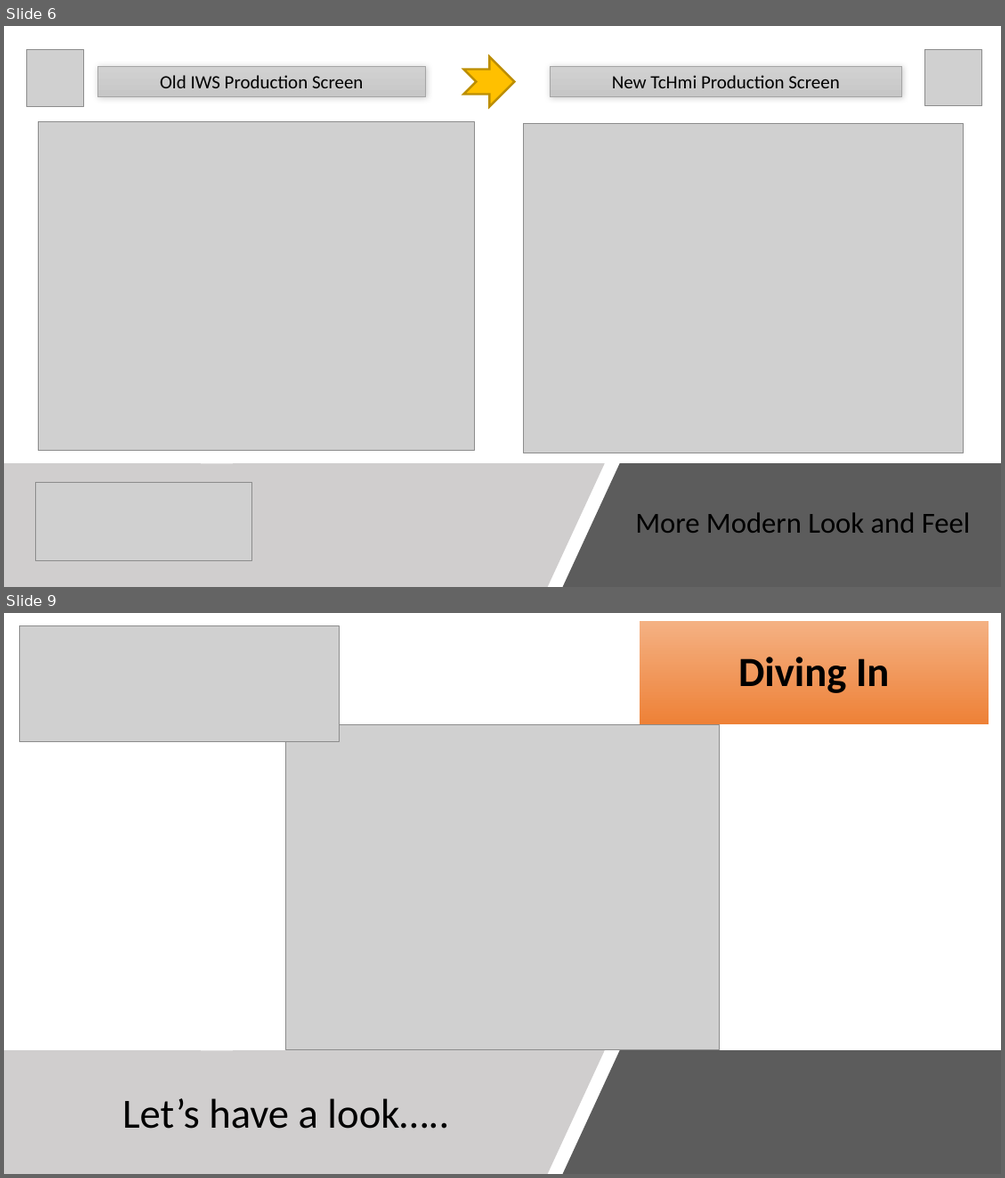
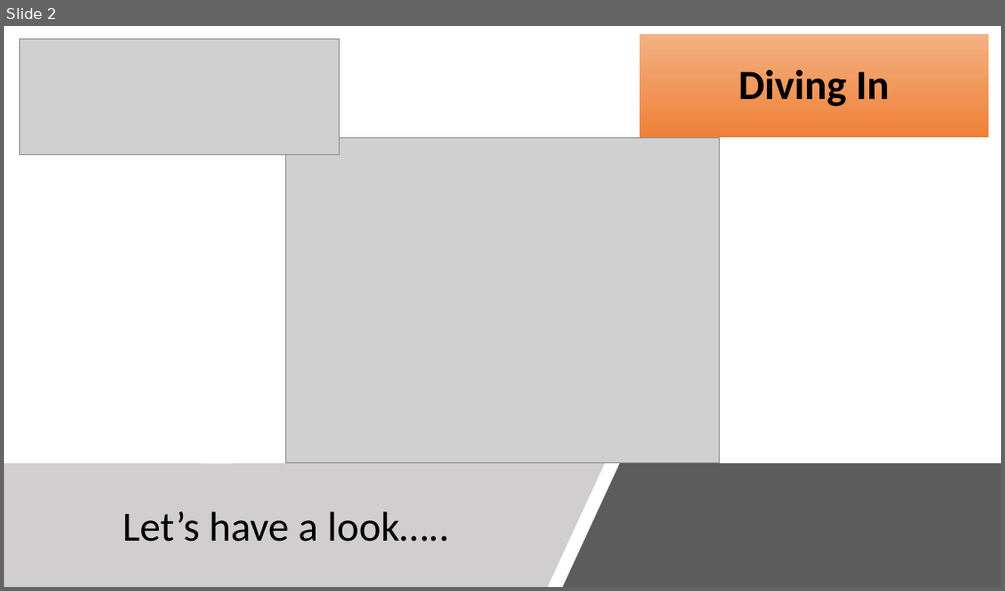
Before and after one commit to Sodecia-GTAC/wiki, a slide deck: GTAC Controls Training Package/Obsolete/GTAC Training - Part 3 FW Overview UI_20221207.pptx. Shown one above the other, each under a label of ours: slides 6 and 9 before the commit, slide 2 after it; the slides between them are not shown. The pictures are 1005x1178 and 1005x591 pixels, drawn with LibreOffice and Linux fonts; fonts in the diff are those of the drawing; grey boxes stand for pictures. Boxes give left, top, right and bottom in pixels: in the first picture for what was removed or moved away, otherwise in the second. Text is boxed around its words. In the diff, an @@ line names an element or a change of style, - is before the commit and + after.

```diff
--- a/GTAC Controls Training Package/Obsolete/GTAC Training - Part 3 FW Overview UI_20221207.pptx
+++ b/GTAC Controls Training Package/Obsolete/GTAC Training - Part 3 FW Overview UI_20221207.pptx
@@ slide 6 removed at [4,26,1001,587], background #FFFFFF @@
@@ picture removed at [26,50,83,107] @@
@@ picture removed at [924,49,981,106] @@
@@ rectangle removed at [97,66,426,96] @@
-Old IWS Production Screen
@@ notched right arrow removed at [464,56,515,107] @@
@@ rectangle removed at [550,66,901,96] @@
-New TcHmi Production Screen
@@ picture removed at [39,122,474,450] @@
@@ picture removed at [523,123,963,453] @@
@@ freeform shape removed at [4,464,605,587] @@
@@ freeform shape removed at [563,464,1001,587] @@
@@ picture removed at [35,483,251,561] @@
@@ text removed at [635,512,970,532] @@
-More Modern Look and Feel
@@ what was slide 9 is now slide 2 @@
```
Also in this commit, not shown: 1 slide changed, 7 other slides removed, 2 other files.
